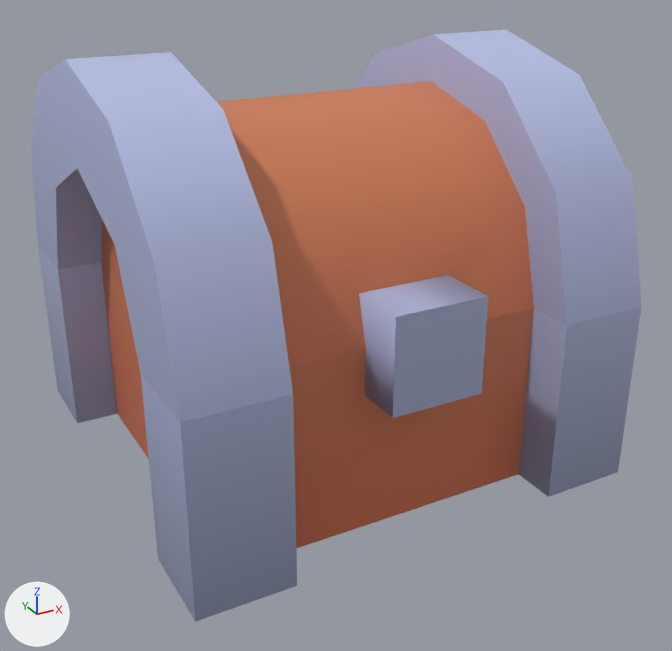
The FBX model Assets/kenney_mini-dungeon/Models/FBX format/chest.fbx as it was, and as the next commit left it.
Camera for both pictures: a 50 mm lens placed at (-0.454, -0.876, 0.568), pointed at (0.006, -0.041, 0.15). Every picture has the same lights, and +X, +Y and +Z are marked at lower left. The older version comes first. Where no turn or scale is listed for an object, it has been applied to the vertices.

Names of what the first picture shows: 'chest', 'lid'.
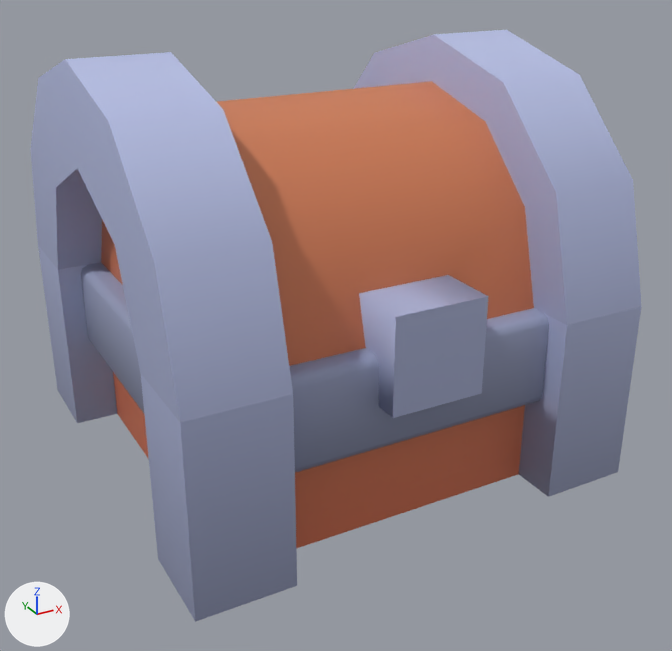
The change in detail:
me_scene is used by ob_chest; location (0.0, 0.0, 0.0).
me_scene had 48 vertices, 92 faces and spanned x -0.25..0.25, y -0.25..0.25, z 0.0..0.2.
me_scene now has 112 vertices, 148 faces and spans x -0.25..0.25, y -0.25..0.25, z 0.0..0.2.
me_scene part 1: a new loose piece of 16 vertices spanning x -0.15..0.15, y -0.225..-0.2, z 0.1..0.2, in mat_colormap (picture img_colormap_png).
me_scene part 2: a new loose piece of 16 vertices spanning x -0.225..-0.2, y -0.15..0.15, z 0.1..0.2, in mat_colormap (picture img_colormap_png).
Other edits to the shape of me_scene do not show in these pictures.

What differs and where, as boxes [x1, y1, x2, y2] in the pictures (672 x 651 px):
part 1 of me_scene, added (blue): after [289, 308, 549, 472]
part 2 of me_scene, added (blue): after [81, 263, 144, 413]
